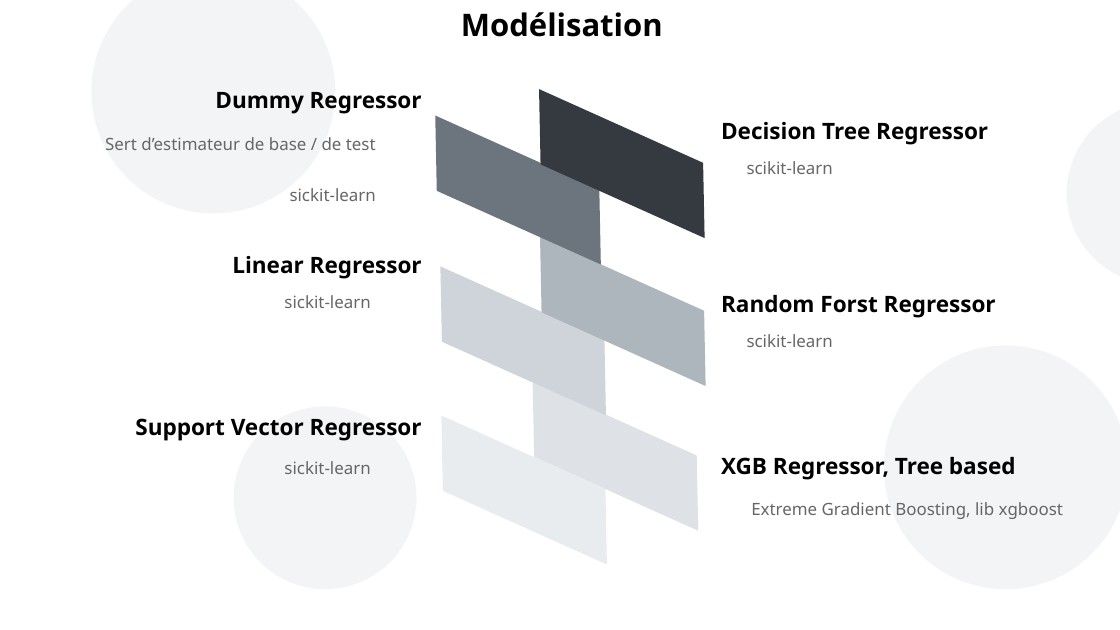
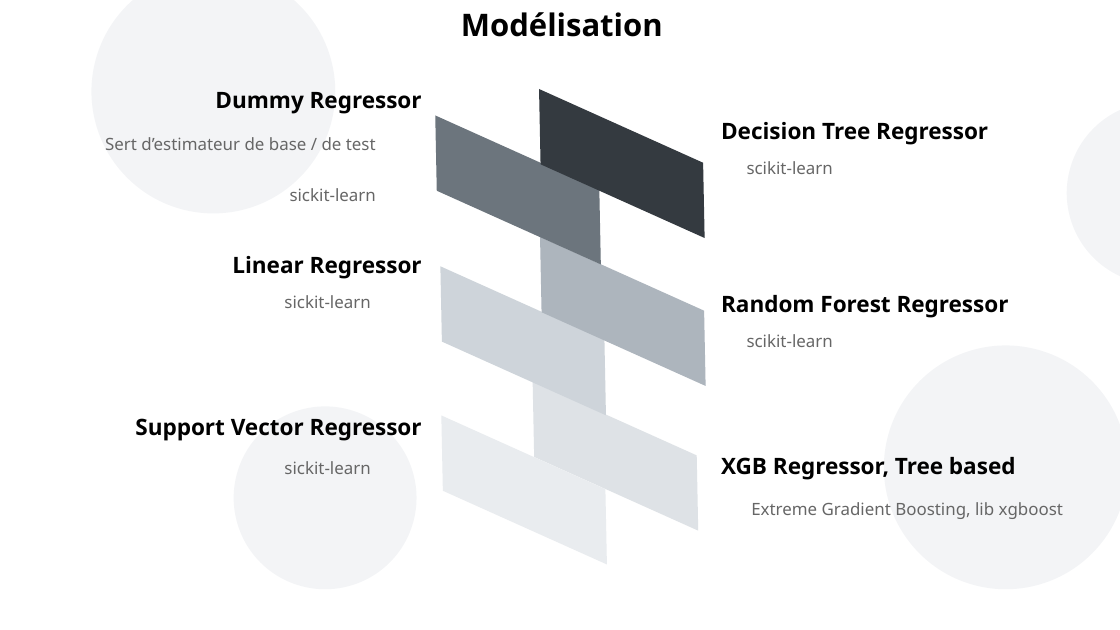
Before and after one commit to curiousmindflow/oc-ml-p3, a slide deck: slide 18 of report/P3_01_presentation.odp. Drawn at 1120x630 pixels with LibreOffice and Linux fonts; fonts in the diff are those of the drawing. Boxes give left, top, right and bottom in pixels: in the first picture for what was removed or moved away, otherwise in the second. Text is boxed around its words. In the diff, an @@ line names an element or a change of style, - is before the commit and + after.

```diff
--- a/report/P3_01_presentation.odp
+++ b/report/P3_01_presentation.odp
@@ text at (721,295,1009,318): text changed @@
-Random Forst Regressor
+Random Forest Regressor
```
Also in this commit, not shown: 1 other slide changed, 7 slides added, 21 slides removed, 10 other files.
